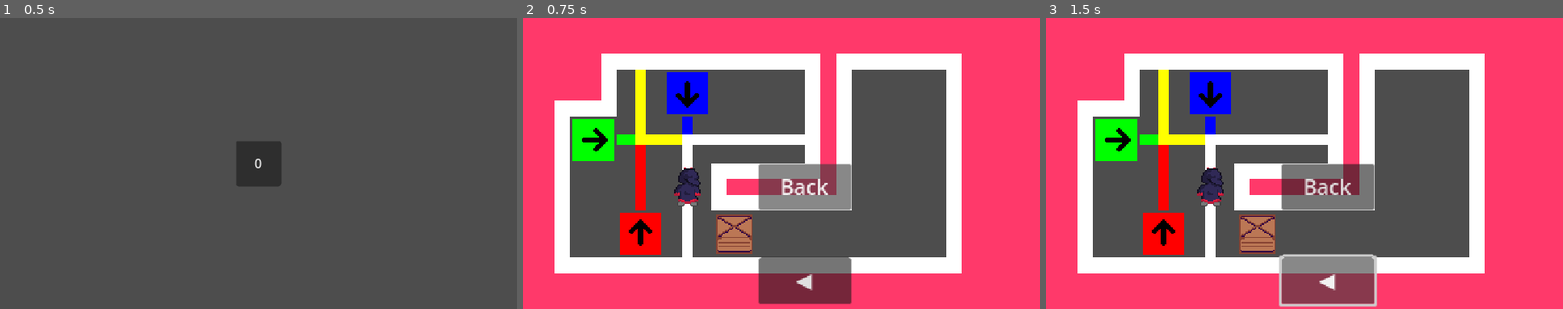
Above: before the commit, frames 1-3 (left to right).
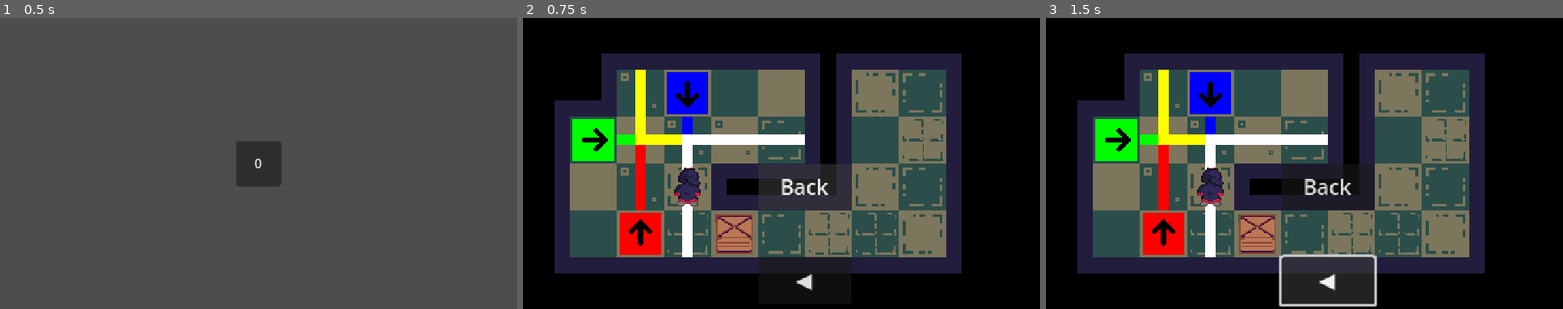
Above: after the commit, the same moments.

Repository: danielday-dev/PirateJam15
Game: Godot game, scene res://Scenes/LevelSelect.tscn
The game is run twice, just before and just after one commit, with the same random seed, the same clock (stepped at 60 frames per second) and the same inputs.
Inputs:
- Up to frame 1 (0.5 s): no input
- Up to frame 2 (0.75 s): click "0" at 0.5 s
- Up to frame 3 (1.5 s): click "◀" at 1.25 s

Frame 1 is identical in both runs. In frame 2, 92% of the frame differs, in the area x 0-100%, y 0-100%; in frame 3, 92%.

Commit message:
Walls updated & floors added.

Diff:
--- /dev/null
+++ b/Assets/Levels/Floor.gd
@@ -0,0 +1,18 @@
+@tool
+extends TileMap
+
+@export var generateFloor : bool = false:
+	set(value):
+		generate();
+
+func _ready():
+	generate();
+
+func generate():
+	clear();
+
+	var wallRect : Rect2i = $"../Walls".get_used_rect();
+	for x in range(wallRect.size.x):
+		for y in range(wallRect.size.y):
+			var pos : Vector2i = Vector2i(x, y) + wallRect.position;
+			set_cell(0, pos, 0, Vector2i((x + y) % 2, randi_range(0, 3)));
--- a/Assets/Levels/LevelBase.tscn
+++ b/Assets/Levels/LevelBase.tscn
@@ -1,9 +1,11 @@
-[gd_scene load_steps=9 format=3 uid="uid://ceox7v6p25unb"]
+[gd_scene load_steps=11 format=3 uid="uid://ceox7v6p25unb"]
 
 [ext_resource type="TileSet" uid="uid://c1tgrgs3ys4wn" path="res://Assets/Levels/Tilesets/Walls.tres" id="1_7reon"]
 [ext_resource type="Script" path="res://Assets/Levels/Level.gd" id="1_rok26"]
 [ext_resource type="TileSet" uid="uid://bk1b8h00etn7q" path="res://Assets/Levels/Tilesets/Entities.tres" id="2_6agm3"]
 [ext_resource type="Script" path="res://Assets/Levels/ObjectProcess.gd" id="2_na5lr"]
+[ext_resource type="TileSet" uid="uid://d3g8l3h5hish0" path="res://Assets/Levels/Tilesets/Floor.tres" id="3_o3g7d"]
+[ext_resource type="Script" path="res://Assets/Levels/Floor.gd" id="3_yhxxa"]
 [ext_resource type="TileSet" uid="uid://bwvt7r64dbdjs" path="res://Assets/Levels/Tilesets/BackgroundEntities.tres" id="4_l05dv"]
 [ext_resource type="Script" path="res://Assets/Levels/Lighting.gd" id="5_d8cb2"]
 [ext_resource type="Script" path="res://Assets/Levels/Wiring.gd" id="7_qv88h"]
@@ -21,6 +23,16 @@
 script = ExtResource("2_na5lr")
 animationLerp = SubResource("Curve_214x6")
 
+[node name="Floor" type="TileMap" parent="Objects"]
+tile_set = ExtResource("3_o3g7d")
+format = 2
+script = ExtResource("3_yhxxa")
+generateFloor = null
+
+[node name="Walls" type="TileMap" parent="Objects"]
+tile_set = ExtResource("1_7reon")
+format = 2
+
 [node name="Lighting" type="Node2D" parent="Objects"]
 script = ExtResource("5_d8cb2")
 
@@ -34,10 +46,6 @@
 
 [node name="Entities" type="TileMap" parent="Objects"]
 tile_set = ExtResource("2_6agm3")
-format = 2
-
-[node name="Walls" type="TileMap" parent="Objects"]
-tile_set = ExtResource("1_7reon")
 format = 2
 
 [node name="Wiring" type="Node2D" parent="Objects"]
--- /dev/null
+++ b/Assets/Levels/Tilesets/Floor.tres
@@ -0,0 +1,19 @@
+[gd_resource type="TileSet" load_steps=3 format=3 uid="uid://d3g8l3h5hish0"]
+
+[ext_resource type="Texture2D" uid="uid://b7dt1ccj8ekx0" path="res://Assets/Levels/Tilesets/Floor.png" id="1_g6hom"]
+
+[sub_resource type="TileSetAtlasSource" id="TileSetAtlasSource_pw0es"]
+texture = ExtResource("1_g6hom")
+texture_region_size = Vector2i(36, 36)
+0:0/0 = 0
+1:0/0 = 0
+0:1/0 = 0
+1:1/0 = 0
+1:2/0 = 0
+1:3/0 = 0
+0:3/0 = 0
+0:2/0 = 0
+
+[resource]
+tile_size = Vector2i(36, 36)
+sources/0 = SubResource("TileSetAtlasSource_pw0es")
Binary file added: Assets/Levels/Tilesets/Floor.png
Not shown, added: Assets/Levels/Tilesets/Floor.png.import
Binary file changed: Assets/Levels/Tilesets/Walls.png
